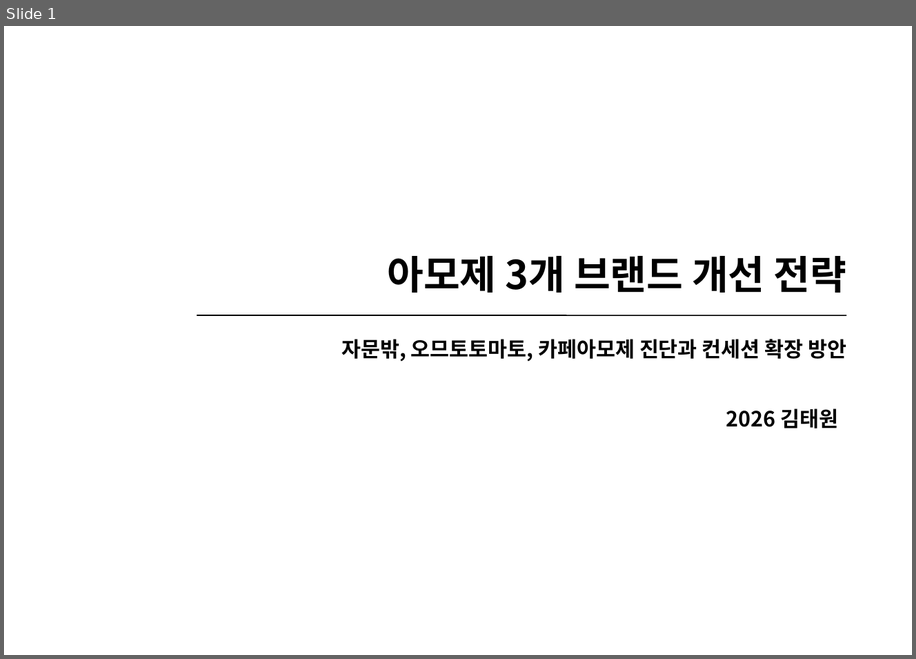
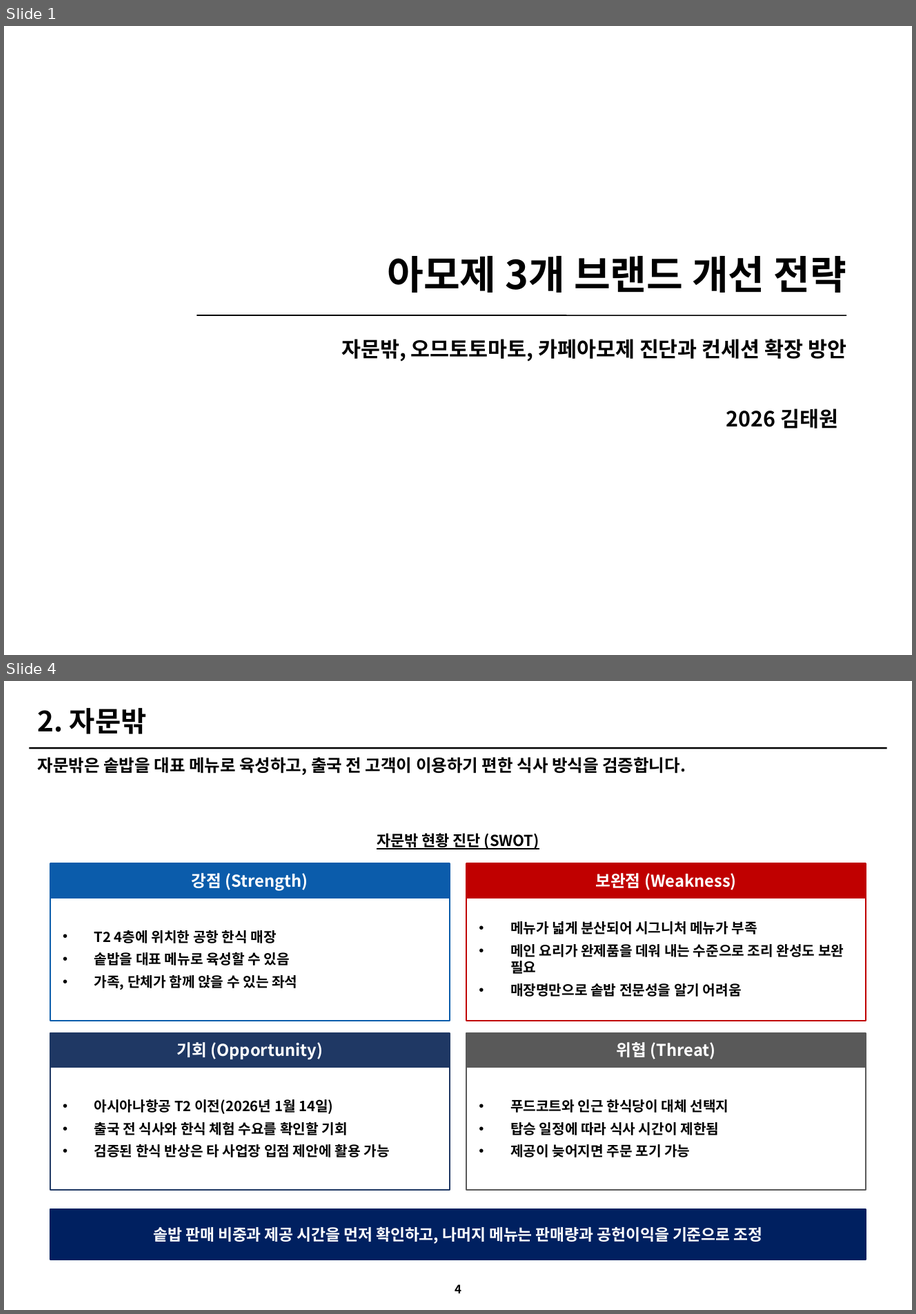
Before and after one commit to grandnim-wq/Claude, a slide deck: 아모제_3개브랜드_개선전략_최종.pptx. Shown one above the other, each under a label of ours: slide 1 before the commit, slides 1 and 4 after it; the slides between them are not shown. The pictures are 916x659 and 916x1314 pixels, drawn with LibreOffice and Linux fonts; fonts in the diff are those of the drawing. Boxes give left, top, right and bottom in pixels: in the first picture for what was removed or moved away, otherwise in the second. Text is boxed around its words. In the diff, an @@ line names an element or a change of style, - is before the commit and + after.

```diff
--- a/아모제_3개브랜드_개선전략_최종.pptx
+++ b/아모제_3개브랜드_개선전략_최종.pptx
@@ slide 4 added at [4,681,912,1310], background #FFFFFF @@
@@ title added at [38,708,147,734], 24 pt, text #000000, bold @@
+2. 자문밖
@@ line added from (29, 748) to (887, 748), #000000 1.5 pt @@
@@ text added at [38,757,686,775], 14.5 pt, text #000000, bold @@
+자문밖은 솥밥을 대표 메뉴로 육성하고, 출국 전 고객이 이용하기 편한 식사 방식을 검증합니다.
@@ text added at [377,833,539,849], 13 pt, text #000000, bold, underline @@
+자문밖 현황 진단 (SWOT)
@@ rectangle added at [50,864,449,898], fill #0B5CAB, outline #0B5CAB 1.5 pt @@
@@ rectangle added at [466,864,865,898], fill #C00000, outline #C00000 1.5 pt @@
@@ text added at [192,873,308,891], 14 pt, text #FFFFFF, bold @@
+강점 (Strength)
@@ text added at [595,873,737,890], 14 pt, text #FFFFFF, bold @@
+보완점 (Weakness)
@@ rectangle added at [50,898,449,1020], fill #FFFFFF, outline #0B5CAB 1.5 pt @@
@@ rectangle added at [466,898,865,1020], fill #FFFFFF, outline #C00000 1.5 pt @@
@@ text added at [510,921,844,996], 12 pt, text #000000, bold @@
+• 메뉴가 넓게 분산되어 시그니처 메뉴가 부족
+• 메인 요리가 완제품을 데워 내는 수준으로 조리 완성도 보완 필요
+• 매장명만으로 솥밥 전문성을 알기 어려움
@@ text added at [94,930,297,989], 12 pt, text #000000, bold @@
+• T2 4층에 위치한 공항 한식 매장
+• 솥밥을 대표 메뉴로 육성할 수 있음
+• 가족, 단체가 함께 앉을 수 있는 좌석
@@ rectangle added at [50,1033,449,1067], fill #1F3864, outline #1F3864 1.5 pt @@
@@ text added at [176,1042,323,1060], 14 pt, text #FFFFFF, bold @@
+기회 (Opportunity)
@@ rectangle added at [466,1033,865,1067], fill #595959, outline #595959 1.5 pt @@
@@ text added at [617,1042,716,1059], 14 pt, text #FFFFFF, bold @@
+위협 (Threat)
@@ rectangle added at [50,1067,449,1190], fill #FFFFFF, outline #1F3864 1.5 pt @@
@@ rectangle added at [466,1067,865,1190], fill #FFFFFF, outline #595959 1.5 pt @@
@@ text added at [94,1099,390,1157], 12 pt, text #000000, bold @@
+• 아시아나항공 T2 이전(2026년 1월 14일)
+• 출국 전 식사와 한식 체험 수요를 확인할 기회
+• 검증된 한식 반상은 타 사업장 입점 제안에 활용 가능
@@ text added at [510,1099,729,1157], 12 pt, text #000000, bold @@
+• 푸드코트와 인근 한식당이 대체 선택지
+• 탑승 일정에 따라 식사 시간이 제한됨
+• 제공이 늦어지면 주문 포기 가능
@@ rectangle added at [50,1210,866,1259], fill #002060, outline #002060 1 pt @@
@@ text added at [153,1226,763,1243], 13.5 pt, text #FFFFFF, bold @@
+솥밥 판매 비중과 제공 시간을 먼저 확인하고, 나머지 메뉴는 판매량과 공헌이익을 기준으로 조정
@@ page number added at [455,1284,461,1293], 10 pt, text #000000, bold @@
+4
```
Also in this commit, not shown: 9 slides changed, 9 other slides added.
